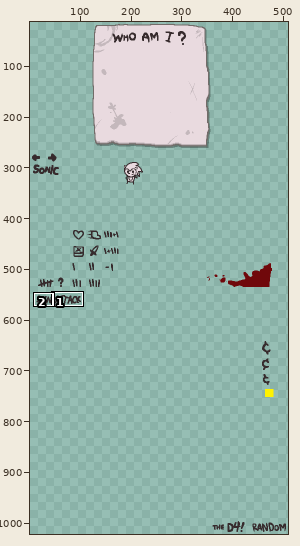
Pixel-art file: content/gfx/charactermenu.aseprite. The first picture is a wide view before the edit; the outline marks the close-up.
Close-up. Before the commit:
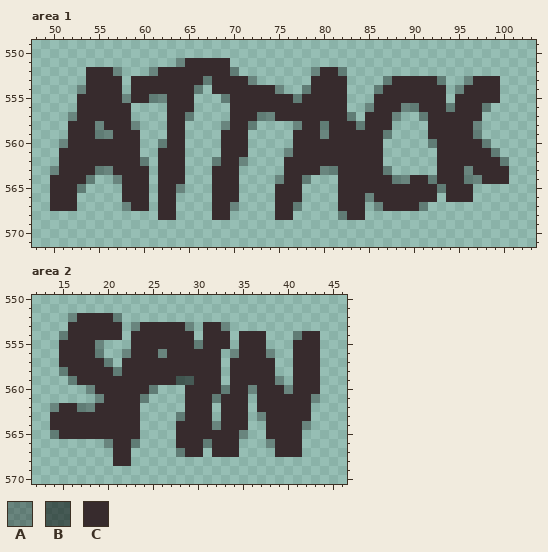
512x1024 pixels, 1 frame. Colours within 5 levels of each other are drawn and written as one. Shown: area 1: x 48..103, y 549..571; area 2: x 12..46, y 550..570. The wide view leaves out empty margins.
Visible layers, top first: "Group 1/Layer 7", "Group 1/Layer 4", "Group 1/Layer 2", "Group 1/Layer 3 Copy", "Group 1/Layer Copy Copy".
Palette (. is transparent): A #0000004d  B #00030188  C #372b2d
Pixels before, area 1, first column x 50:
551 ..............ACCCCC...............................
552 ....CCCA...ACCCCCCCCA........ACCA..................
553 ....CCCC.CCCCCCCCACCCCA......CCCC....ACCCCCA..ACCC.
554 ...ACCCC.CCCCCCCA.CCCCCCCA..ACCCC...ACCCCCCC.ACCCC.
555 ...CCCCCACCAACCC...ACCCCCCCACCCCC...CCCCCCCC.CCCCC.
556 ...CCCCCC....CCC....CCCCCCCCCCCCC..ACCCAACCCACCCA..
557 ..ACCCCCC....CCA....CCCAACCCCCCCCA.CCCA..ACCCCCC...
558 ..CCCACCCA...CC....ACCA....ACCACCCACCC....CCCCCA...
559 ..CCCAACCC...CC....CCC.....CCCACCCCCCA....CCCCCA...
560 .ACCCCCCCC..ACC....CCC.....CCCCCCCCCC.....ACCCCCA..
561 .CCCCCCCCC..CCC....CCC....ACCCCCCCCCC......CCCCCCA.
562 .CCCCCCCCCA.CCC...ACCA....CCCCCCCCCCC......CCCCCCCA
563 ACCCCAACCCC.CCC...CCC.....CCCCAACCCCCA.....CCCACCCC
564 CCCCA..ACCC.CCC...CCC....ACCA...CCCCCCAACCACCCAACCC
565 CCCA....CCC.CCA...CCC....CCC....CCCCCCCCCCCACCC....
566 CCC.....CCC.CC....CCC....CCC....CCCACCCCCCC.CCC....
567 CCC.....ACC.CC....CCA....CCA....CCC.ACCCCA.........
568 ............CC....CC.....CC.....ACC................
Pixels before, area 2, first column x 14:
552 ..ACCCCA......................
553 ..CCCCCC.ACCCCCA.CCA..........
554 .ACCCCCC.CCCCCCC.CCC.CCC...ACC
555 .CCCCA...CCCCCCCACCC.CCC...CCC
556 .CCCCA..ACCCACCCCCC.ACCCA..CCC
557 .CCCCCA.CCCCCCCCCCC.CCCCC..CCC
558 .ACCCCCACCCCCCCCCCC.CCCCC..CCC
559 ..ACCCCCCCCCCCBBCCC.CCCCCA.CCC
560 ....ACCCCCCA...CCCCACCACCCACCC
561 .....ACCCCA....CCCACCC.CCCCCCA
562 ACCAACCCCC.....CCC.CCC.CCCCCC.
563 CCCCCCCCCC....ACCC.CCC.ACCCCC.
564 CCCCCCCCCC....CCCCACCC..CCCCA.
565 ACCCCCCCCC....CCCCCCCA..CCCC..
566 ......ACCA....CCCACCC...ACCC..
567 .......CC.....ACC.CCC....CCC..
568 .......CC.....................
Now the later version:
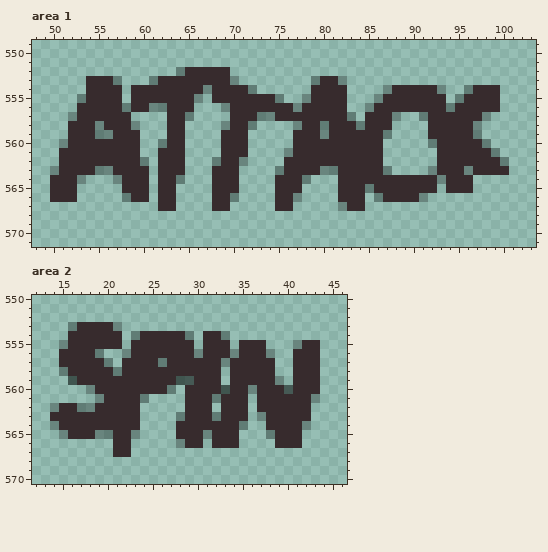
Change:
layer "Group 1/Layer 4" now hidden
layer "Group 1/Layer 4 Copy" added
Area 1:
There is now colour A in row 554 at x 67; in row 555 at x 66; in row 556 at x 61 to 62 and 69; in row 557 at x 98; in row 563 at x 75 and 92.
The edit turns colour C into colour A in row 552 at x 64; in row 553 at x 57, 61, 70, 79 and 82; in row 554 at x 72, 87, 93 and 96; in row 555 at x 53, 75, 78, 86 and 95; in row 556 at x 58 and 77; in row 564 at x 53, 64 and 93.
The edit turns colour C into colour A in row 565 at x 85; in row 566 at x 58, 70, 77, 86 and 91; in row 567 at x 82.
There is now colour C in row 555 at x 68; in row 556 at x 59 to 60 and 99.
The edit turns colour A into colour C in row 553 at x 67; in row 554 at x 66; in row 555 at x 61 to 62 and 69; in row 556 at x 89 to 90 and 98; in row 564 at x 75, 88 to 89, 92 and 96.
The author cleared colour A in row 551 at x 64; in row 552 at x 57, 61, 70, 79 and 82; in row 553 at x 72, 87, 93 and 96; in row 554 at x 53, 75, 78, 86 and 95; in row 555 at x 58 and 77; in row 564 at x 54 and 97.
The author cleared colour A in row 565 at x 53, 64 and 93; in row 566 at x 85; in row 567 at x 58, 70, 77, 86 and 91; in row 568 at x 82.
The author cleared colour C in row 551 at x 65 to 69; in row 552 at x 54 to 56, 62 to 63 and 80 to 81; in row 553 at x 59 to 60, 71, 88 to 92 and 97 to 99; in row 554 at x 73 to 74; in row 555 at x 76; in row 564 at x 98 to 100.
The author cleared colour C in row 566 at x 92 and 94 to 96; in row 567 at x 50 to 52, 59 to 60 and 87 to 90; in row 568 at x 62 to 63, 68 to 69, 75 to 76 and 83 to 84.
Area 2:
There is now colour A in row 557 at x 33; in row 560 at x 27; in row 563 at x 32.
The edit turns colour C into colour A in row 553 at x 16 and 21; in row 554 at x 23, 29 and 33; in row 555 at x 15 and 41; in row 556 at x 30; in row 557 at x 26; in row 564 at x 14 and 35.
The edit turns colour C into colour A in row 565 at x 15, 19 to 20, 23, 31 and 38; in row 566 at x 28.
The edit turns colour A into colour B in row 559 at x 16; in row 560 at x 33 and 40.
There is now colour C in row 555 at x 20 to 21; in row 556 at x 33; in row 560 at x 26.
The edit turns colour A into colour C in row 555 at x 19; in row 556 at x 26; in row 560 at x 25; in row 564 at x 32.
The author cleared colour A in row 552 at x 16 and 21; in row 553 at x 23, 29 and 33; in row 554 at x 15 and 41; in row 555 at x 30; in row 565 at x 14 and 35; in row 566 at x 20, 23, 31 and 38.
The author cleared colour A in row 567 at x 28.
The author cleared colour C in row 552 at x 17 to 20; in row 553 at x 24 to 28 and 31 to 32; in row 554 at x 35 to 37 and 42 to 43; in row 567 at x 29 to 30, 32 to 34 and 39 to 41; in row 568 at x 21 to 22.
